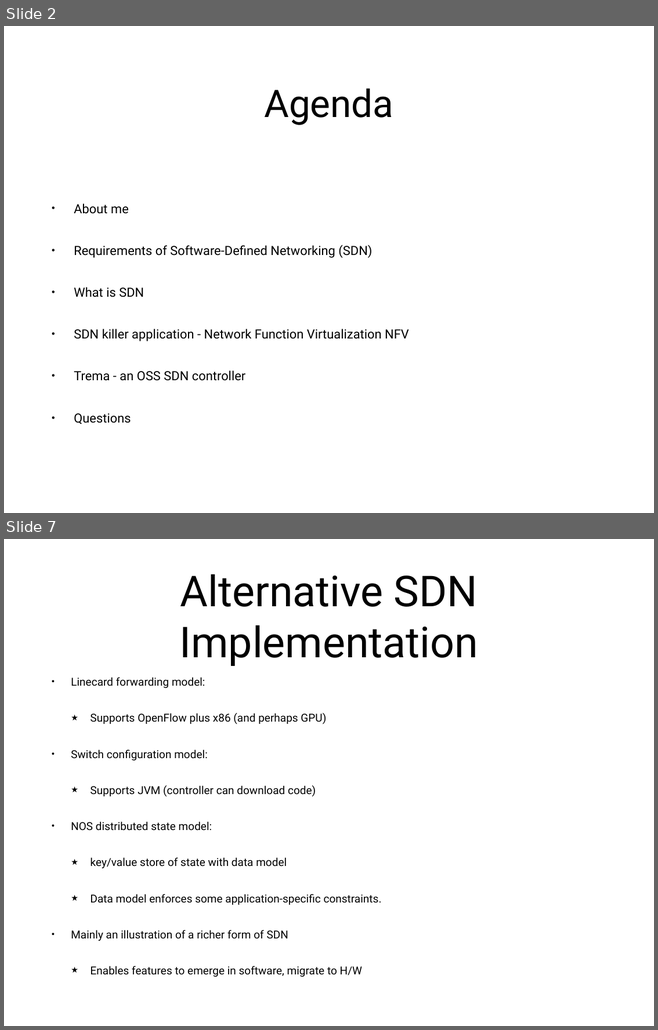
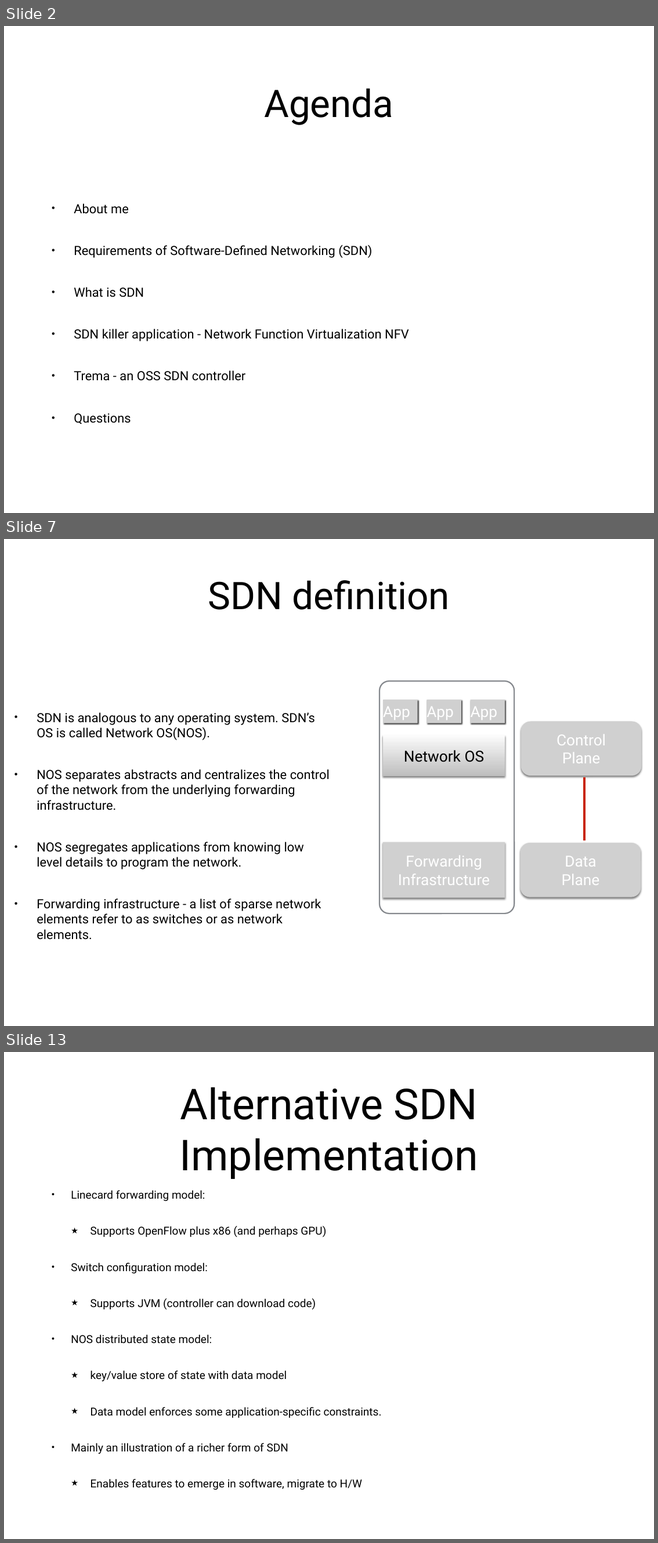
Before and after one commit to nickkaranatsios/ruby-utils, a slide deck: docs/sdn-lecture-notes.pptx. Shown one above the other, each under a label of ours: slides 2 and 7 before the commit, slides 2, 7 and 13 after it; the slides between them are not shown. The pictures are 658x1030 and 658x1543 pixels, drawn with LibreOffice and Linux fonts; fonts in the diff are those of the drawing; grey boxes stand for pictures. Boxes give left, top, right and bottom in pixels: in the first picture for what was removed or moved away, otherwise in the second. Text is boxed around its words. In the diff, an @@ line names an element or a change of style, - is before the commit and + after.

```diff
--- a/docs/sdn-lecture-notes.pptx
+++ b/docs/sdn-lecture-notes.pptx
@@ slide 7 added at (4, 539, 654, 1026), background #FFFFFF @@
@@ title added at (208, 580, 449, 610), 60 pt, text #000000 @@
+SDN definition
@@ rounded rectangle added at (379, 681, 514, 914), outline #85888D 2 pt @@
@@ text added at (36, 712, 329, 940), 20 pt, text #000000 @@
+• SDN is analogous to any operating system. SDN’s OS is called Network OS(NOS).
+• NOS separates abstracts and centralizes the control of the network from the underlying forwarding infrastructure.
+• NOS segregates applications from knowing low level details to program the network.
+• Forwarding infrastructure - a list of sparse network elements refer to as switches or as network elements.
@@ picture added at (383, 700, 417, 723), 24 pt, text #FFFFFF @@
+App
@@ picture added at (427, 700, 461, 723), 24 pt, text #FFFFFF @@
+App
@@ picture added at (470, 700, 504, 723), 24 pt, text #FFFFFF @@
+App
@@ picture added at (521, 721, 641, 776), 24 pt, text #FFFFFF @@
+Control
+Plane
@@ rectangle added at (383, 736, 504, 776), fill gradient #FBFBFB to #BEBEBE, 24 pt, text #000000 @@
+Network OS
@@ line added from (584, 841) to (584, 777), #C82506 4 pt @@
@@ picture added at (383, 842, 504, 898), 24 pt, text #FFFFFF @@
+Forwarding Infrastructure
@@ picture added at (520, 843, 641, 897), 24 pt, text #FFFFFF @@
+Data
+Plane
@@ what was slide 7 is now slide 13 @@
```
Also in this commit, not shown: 4 slides changed, 7 other slides added, 2 slides removed.
